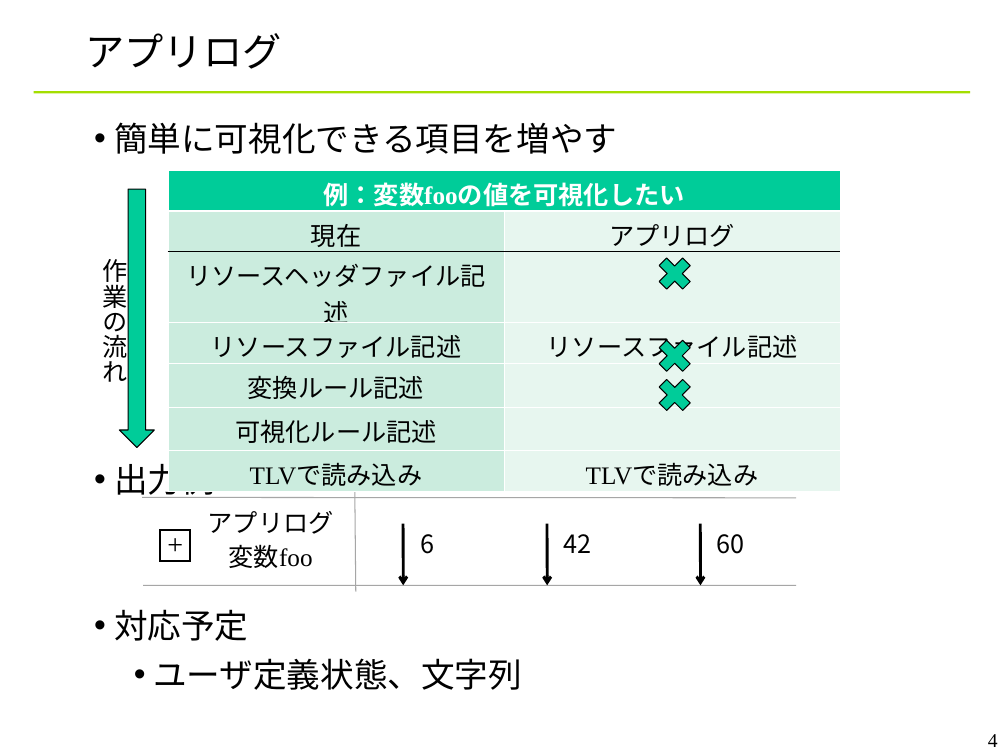
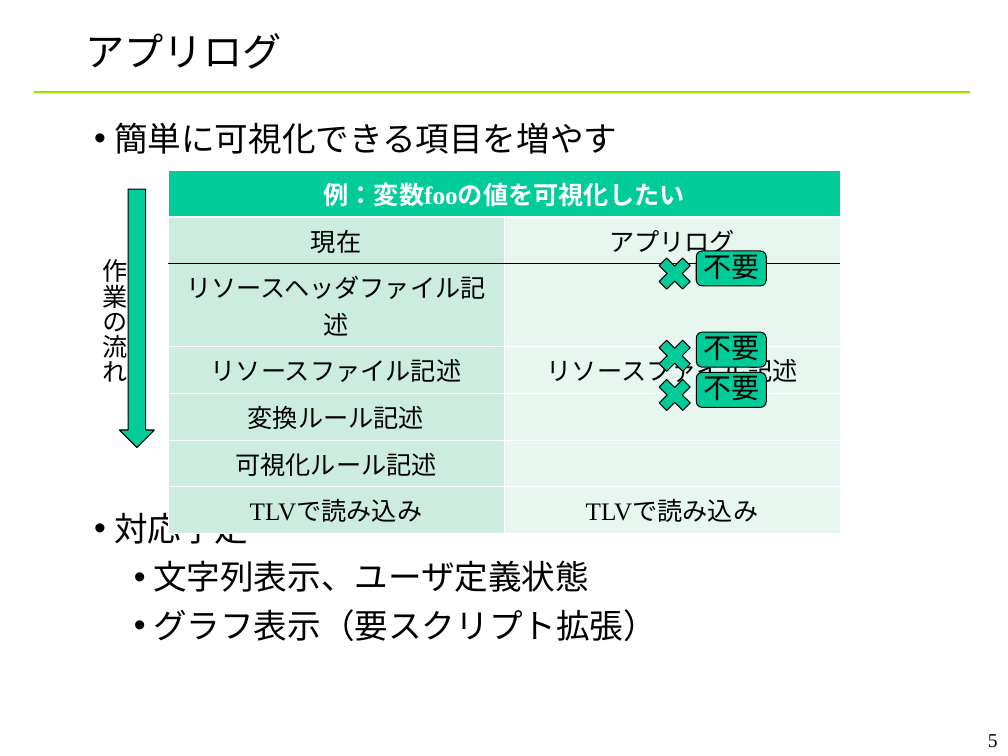
Before and after one commit to YixiaoLi/tlv4mc, a slide deck: slide 5 of doc/phase4/toppers_conference.ppt (slide 4 before the commit). Drawn at 1008x756 pixels with LibreOffice and Linux fonts; fonts in the diff are those of the drawing; background and template pictures are left out. Boxes give left, top, right and bottom in pixels: in the first picture for what was removed or moved away, otherwise in the second. Text is boxed around its words. In the diff, an @@ line names an element or a change of style, - is before the commit and + after.

```diff
--- a/doc/phase4/toppers_conference.ppt
+++ b/doc/phase4/toppers_conference.ppt
@@ rounded rectangle added at (697,251,766,286), fill #00CC99, outline #000000 0.74 pt, 20 pt, text #000000 @@
+不要
@@ rounded rectangle added at (697,333,766,368), fill #00CC99, outline #000000 0.74 pt, 20 pt, text #000000 @@
+不要
@@ rounded rectangle added at (697,372,766,407), fill #00CC99, outline #000000 0.74 pt, 20 pt, text #000000 @@
+不要
@@ text at (114,464,215,498): paragraph removed @@
-• 出力例
@@ group removed at (142,489,796,592): 4 texts, 3 lines, 3 arrows, 1 rectangle @@
-アプリログ
-変数foo
-+
-6
-42
-60
@@ text at (153,560,657,641): text changed @@
-  • ユーザ定義状態、文字列
+  • 文字列表示、ユーザ定義状態
+  • グラフ表示（要スクリプト拡張）
@@ page number at (988,734,998,748): text changed @@
-4
+5
```
Also in this commit, not shown: 1 other slide changed, 3 slides added, 1 slide removed, 1 other file.
